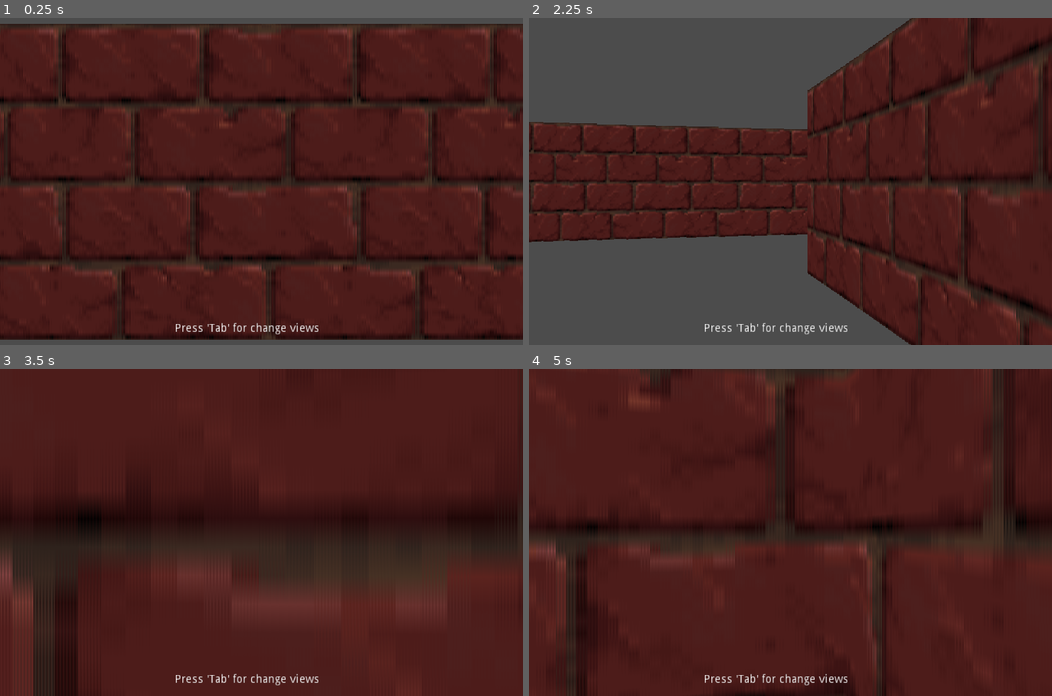
Above: before the commit, frames 1-4 (two rows, left to right).
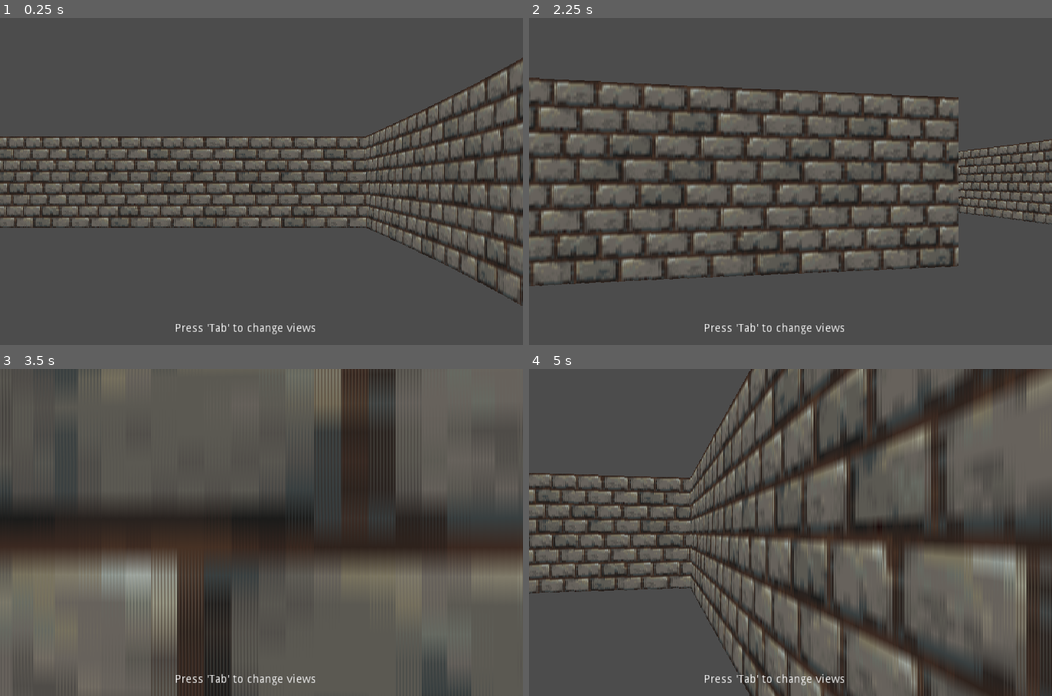
Above: after the commit, the same moments.

Repository: ChotoTheBright/Loba
Game: Godot game, scene res://scenes/Main.tscn
The game is run twice, just before and just after one commit, with the same random seed, the same clock (stepped at 60 frames per second) and the same inputs.
Inputs:
- Up to frame 1 (0.25 s): no input
- Up to frame 2 (2.25 s): tap Enter at 0.5 s; hold D (ui_right) 0.53-1.28 s; hold S (ui_down) 1.28-2.03 s; tap Space at 2 s; hold D (ui_right) from 2.03 s (still down)
- Up to frame 3 (3.5 s): release D (ui_right) at 2.78 s; hold W (ui_up) from 2.78 s (still down)
- Up to frame 4 (5 s): tap Enter at 3.5 s; release W (ui_up) at 3.53 s; hold A (ui_left) from 3.53 s (still down)

The runs differ from the first frame. In frame 1, 92% of the frame differs, in the area x 0-100%, y 1-99%; in frame 2, 63%; in frame 3, 87%; in frame 4, 90%.

Commit message:
feeling proud of myself uwu

Diff:
--- a/scenes/Main.tscn
+++ b/scenes/Main.tscn
@@ -2,7 +2,7 @@
 
 [ext_resource path="res://scripts/Main.gd" type="Script" id=1]
 [ext_resource path="res://scenes/Projection.tscn" type="PackedScene" id=2]
-[ext_resource path="res://images/BRICK_2A.png" type="Texture" id=3]
+[ext_resource path="res://images/BrickWall.png" type="Texture" id=3]
 [ext_resource path="res://scenes/Player.tscn" type="PackedScene" id=4]
 [ext_resource path="res://scenes/Debug.tscn" type="PackedScene" id=6]
 [ext_resource path="res://scripts/Tilewalls.gd" type="Script" id=7]
@@ -61,7 +61,7 @@
 cell_quadrant_size = 64
 collision_mask = 3
 format = 1
-tile_data = PoolIntArray( 0, 0, 0, 1, 0, 0, 2, 0, 0, 3, 0, 0 …(132 unchanged characters)…  0, 18, 0, 0, 19, 0, 0, 65536, 0, 0, 65549, 0, 0, 65555, 0, 0, 131072, 0, 0, 131085, 0, 0, 131091, 0, 0, 196608, 0, 0, 196621, 0, 0, 196627, 0, 0, 262144, 0, 0, 262157, 0, 0, 262163, 0, 0, 327680, 0, 0, 327686, 0, 0, 327693, 0, 0, 327699, 0, 0, 393216, 0, 0, 393222, 0, 0, 393229, 0, 0, 393235, 0, 0, 458752, 0, 0, 458758, 0, 0, 458765, 0, 0, 458766, 0, 0, 458767, 0, 0, 458768, 0, 0, 458771, 0, 0, 524288, 0, 0, 524289, 0, 0, 524290, 0, 0, 524291, 0, 0, 524294, 0, 0, 524307, 0, 0, 589824, 0, 0, 589827, 0, 0, 589830, 0, 0, 589843, 0, 0, 655360, 0, 0, 655363, 0, 0, 655366, 0, 0, 655379, 0, 0, 720896, 0, 0, 720902, 0, 0, 720915, 0, 0, 786432, 0, 0, 7864 …(262 unchanged characters)…
+tile_data = PoolIntArray( 0, 0, 0, 1, 0, 0, 2, 0, 0, 3, 0, 0 …(132 unchanged characters)…  0, 18, 0, 0, 19, 0, 0, 65536, 0, 0, 65555, 0, 0, 131072, 0, 0, 131091, 0, 0, 196608, 0, 0, 196627, 0, 0, 262144, 0, 0, 262154, 0, 0, 262155, 0, 0, 262156, 0, 0, 262157, 0, 0, 262158, 0, 0, 262159, 0, 0, 262160, 0, 0, 262161, 0, 0, 262162, 0, 0, 262163, 0, 0, 327680, 0, 0, 327684, 0, 0, 327695, 0, 0, 327699, 0, 0, 393216, 0, 0, 393220, 0, 0, 393231, 0, 0, 393235, 0, 0, 458752, 0, 0, 458756, 0, 0, 458767, 0, 0, 458771, 0, 0, 524288, 0, 0, 524292, 0, 0, 524293, 0, 0, 524294, 0, 0, 524295, 0, 0, 524296, 0, 0, 524303, 0, 0, 524307, 0, 0, 589824, 0, 0, 589843, 0, 0, 655360, 0, 0, 655379, 0, 0, 720896, 0, 0, 720915, 0, 0, 786432, 0, 0, 7864 …(262 unchanged characters)…
 script = ExtResource( 7 )
 
 [node name="Debug" parent="HUD" instance=ExtResource( 6 )]
@@ -75,4 +75,4 @@
 margin_top = 373.0
 margin_right = 391.0
 margin_bottom = 387.0
-text = "Press 'Tab' for change views"
+text = "Press 'Tab' to change views"
--- a/scenes/Wall.tscn
+++ b/scenes/Wall.tscn
@@ -1,6 +1,6 @@
 [gd_scene load_steps=3 format=2]
 
-[ext_resource path="res://images/BRICK_2A.png" type="Texture" id=1]
+[ext_resource path="res://images/BrickWall.png" type="Texture" id=1]
 
 [sub_resource type="RectangleShape2D" id=1]
 extents = Vector2( 32.3602, 32.4175 )
--- a/scripts/Projection.gd
+++ b/scripts/Projection.gd
@@ -1,17 +1,18 @@
 extends Node2D
 
 export (int) var grid_unit_size = 64
-export (int) var player_speed = 3#6
-export (int) var view_distance = 35#15
-# View distance in blocks. e.g.: 20(blocks)x64(grid_unit_size) = 1280 pixels of viewing distance
+export (int) var player_speed = 3
+export (int) var view_distance = 35
+# view distance is "blocks" * grid_unit_size - ie. 64 * 35 equals 2240 pixels
 export (Texture) var wall_texture
 export (NodePath) var player_path
 export (NodePath) var player_starting_position
+
 onready var control = get_tree().get_nodes_in_group("control")[0]
 onready var player_ref = get_node(player_path)
 onready var player_starting_pos_ref = get_node(player_starting_position)
-
 const FOV = 55
+
 var PROJECTION_PLANE_WIDTH = 640
 var PROJECTION_PLANE_HEIGHT = 400
 var PROJECTION_X_CENTER = PROJECTION_PLANE_WIDTH / 2
@@ -30,10 +31,11 @@
 
 # warning-ignore:integer_division
 var PROJECTION_PLANE_DISTANCE = floor(PROJECTION_X_CENTER / tan(deg2rad(FOV / 2)))
-
 var PROJECTION_TO_360_RATIO = floor(ANGLE360 / 360)
 
-# Trigonometric tables for quick calculations (vars with "i" are inverse tables)
+# Trigonometry tables for quick calculations (vars with "i" are inverse tables)
+# I don't actually know trig, I followed people way smarter than I am. :D
+# further reading: https://github.com/permadi-com/ray-cast/blob/master/demo/1/sample1.js
 var f_sin_table = []
 var f_i_sin_table = []
 var f_cos_table = []
@@ -46,32 +48,24 @@
 
 var player = {"position": Vector2(0, 0),"rotation": ANGLE90}
 
-# Vars for debugging
+# debug
 var debug_first_ray
 var debug_last_ray
 var debug_ray_intersection
-
-# Array representing all coordinates that have a wall
+# Array of all coords with a tile wall
 var map_representation = []
+#"View" window
 var player_view_area = Rect2(0, 0, 0, 0)
-
-
 
 func arcToRad(angle):
 	return ((angle*PI)/ANGLE180)
 
 func _ready():
-  # Put player in initial position
+  # player starting pos.
 	player_ref.position = player_starting_pos_ref.position
 	player.position.x = player_ref.position.x
 	player.position.y = player_ref.position.y
-#-------------------------------#
-#You can see that the distance between walls are the same if we know the angle
-#slope = tan = height / dist between xi's
-#dist between xi = height/tan where height=tile size
-#distance between xi = x_step[view_angle];
-# source: https://github.com/permadi-com/ray-cast/blob/master/demo/1/sample1.js
-#-------------------------------#
+
 # populate lookup tables with radian values
 	var radian
 	for i in range(0, ANGLE360 + 1):
@@ -104,7 +98,7 @@
 			if f_y_step_table[i] > 0:
 				f_y_step_table[i] = -f_y_step_table[i]
 
-	# Lookup table for Fishbowl distortion fix
+	# Fishbowl distortion fix?
 	for i in range(-ANGLE30, ANGLE30 + 1):
 		radian = arcToRad(i)
 		f_fish_dict[int(i+ANGLE30)] = (1.0/cos(radian))
@@ -222,9 +216,6 @@
 
 			var grid_x_coords = floor(x_intersection / grid_unit_size)
 			var grid_y_coords = floor(y_intersection / grid_unit_size)
-			var _a_ = [grid_x_coords,grid_y_coords]
-#			print(_a_)
-
 
 			if _wall_exists(grid_x_coords, grid_y_coords): #
 				return {'distance': (x_intersection - player_position.x) * f_i_cos_table[ray_degree],'texture_offset': fmod(x_intersection, grid_unit_size)}
@@ -235,8 +226,6 @@
 
 			var grid_x_coords = floor(x_intersection / grid_unit_size)
 			var grid_y_coords = floor(y_intersection / grid_unit_size)
-			var _b_ = [grid_x_coords,grid_y_coords]
-#			print(_b_)
 
 			if _wall_exists(grid_x_coords, grid_y_coords):
 				return {'distance': (x_intersection - player_position.x) * f_i_cos_table[ray_degree],'texture_offset': fmod(x_intersection, grid_unit_size)}
@@ -284,8 +273,6 @@
 
 			var grid_x_coords = floor(x_intersection / grid_unit_size)
 			var grid_y_coords = floor(y_intersection / grid_unit_size)
-			var _c_ = [grid_x_coords,grid_y_coords]
-#			print(_c_)
 
 			if _wall_exists(grid_x_coords, grid_y_coords):
 				return {'distance': (y_intersection - player_position.y) * f_i_sin_table[ray_degree],'texture_offset': fmod(y_intersection, grid_unit_size)}
@@ -297,8 +284,6 @@
 
 			var grid_x_coords = floor(x_intersection / grid_unit_size)
 			var grid_y_coords = floor(y_intersection / grid_unit_size)
-			var _d_ = [grid_x_coords,grid_y_coords]
-#			print(_d_)
 
 			if _wall_exists(grid_x_coords, grid_y_coords): #
 				return {'distance': (y_intersection - player_position.y) * f_i_sin_table[ray_degree],'texture_offset': fmod(y_intersection, grid_unit_size)}
Binary file removed: images/BRICK_2A.png
Binary file added: images/BrickWall.png
Not shown, changed: images/BrickWall.png.import
